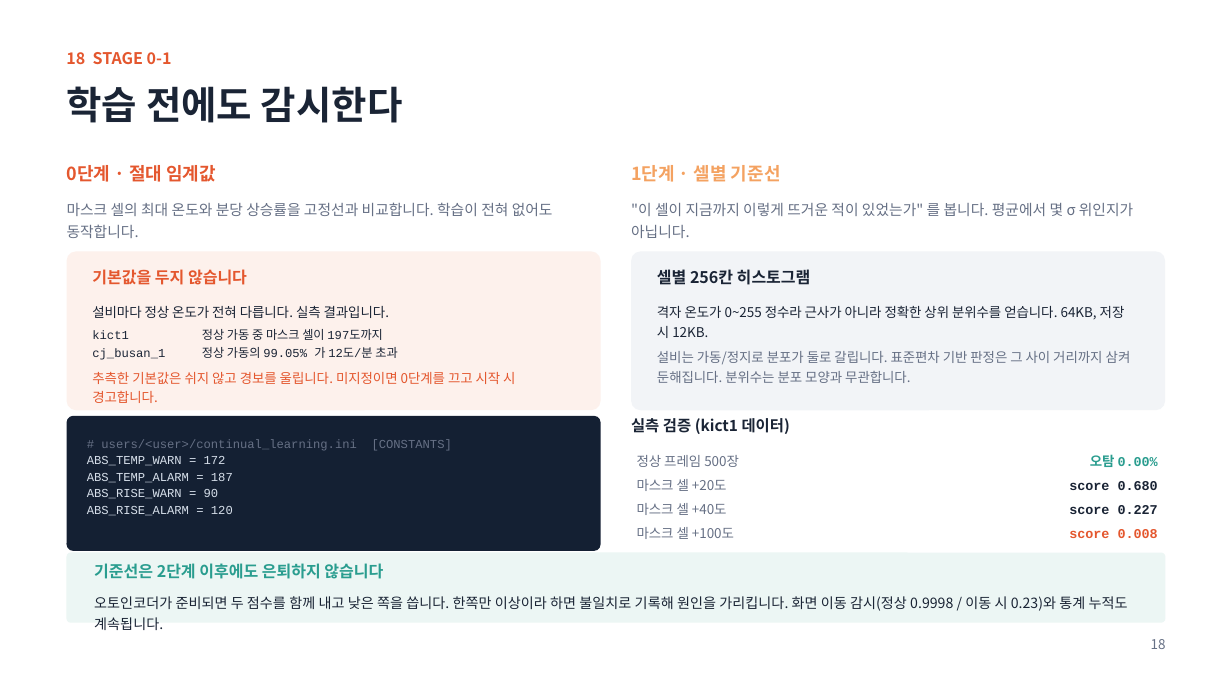
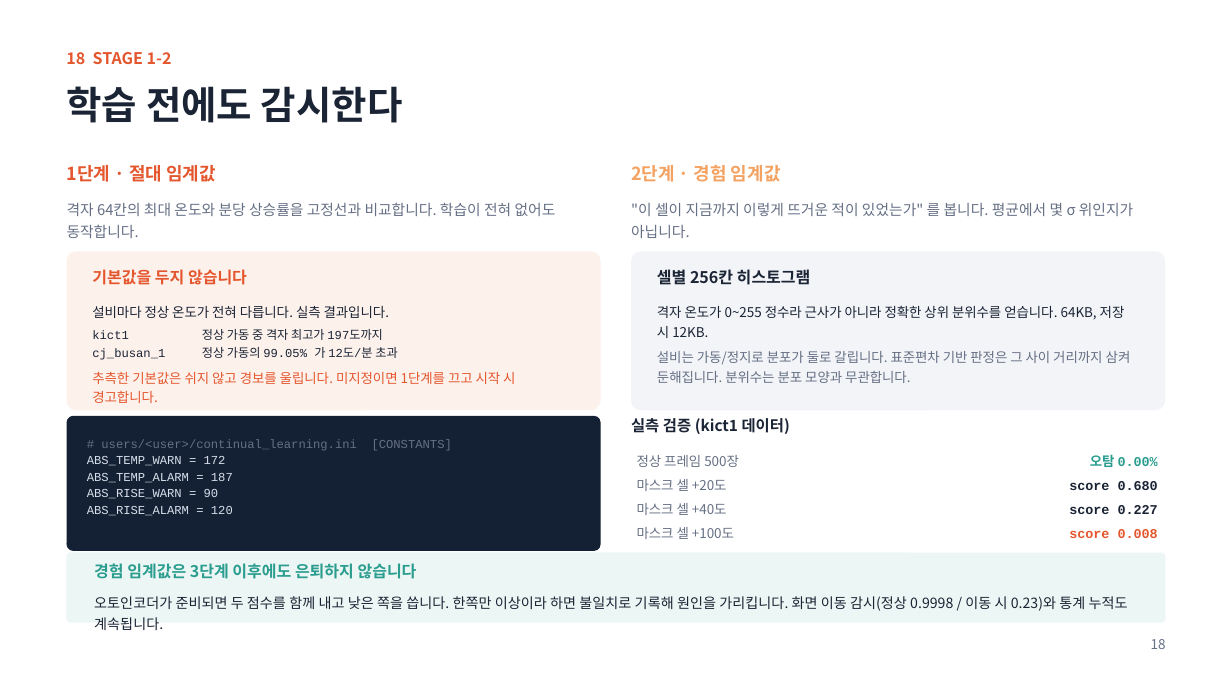
Before and after one commit to oskwon65/MultiModal_FireCam, a slide deck: slide 19 of 멀티모달_화재감지_모니터링_설치매뉴얼.pptx. Drawn at 1232x693 pixels with LibreOffice and Linux fonts; fonts in the diff are those of the drawing. Boxes give left, top, right and bottom in pixels: in the first picture for what was removed or moved away, otherwise in the second. Text is boxed around its words. In the diff, an @@ line names an element or a change of style, - is before the commit and + after.

```diff
--- a/멀티모달_화재감지_모니터링_설치매뉴얼.pptx
+++ b/멀티모달_화재감지_모니터링_설치매뉴얼.pptx
@@ text at bbox=[66, 52, 172, 64]: text changed @@
-18 STAGE 0-1
+18 STAGE 1-2
@@ text at bbox=[67, 165, 216, 182]: text changed @@
-0단계 · 절대 임계값
+1단계 · 절대 임계값
@@ text at bbox=[631, 165, 781, 182]: text changed @@
-1단계 · 셀별 기준선
+2단계 · 경험 임계값
@@ text at bbox=[67, 202, 556, 238]: text changed @@
-마스크 셀의 최대 온도와 분당 상승률을 고정선과 비교합니다. 학습이 전혀 없어도 동작합니다.
+격자 64칸의 최대 온도와 분당 상승률을 고정선과 비교합니다. 학습이 전혀 없어도 동작합니다.
@@ text at bbox=[92, 329, 382, 340]: text changed @@
-kict1 정상 가동 중 마스크 셀이 197도까지
+kict1 정상 가동 중 격자 최고가 197도까지
@@ text at bbox=[92, 372, 515, 403]: text changed @@
-추측한 기본값은 쉬지 않고 경보를 울립니다. 미지정이면 0단계를 끄고 시작 시 경고합니다.
+추측한 기본값은 쉬지 않고 경보를 울립니다. 미지정이면 1단계를 끄고 시작 시 경고합니다.
@@ text at bbox=[94, 563, 417, 579]: text changed @@
-기준선은 2단계 이후에도 은퇴하지 않습니다
+경험 임계값은 3단계 이후에도 은퇴하지 않습니다
```
Also in this commit, not shown: 11 other slides changed, 4 slides added, 46 other files.
